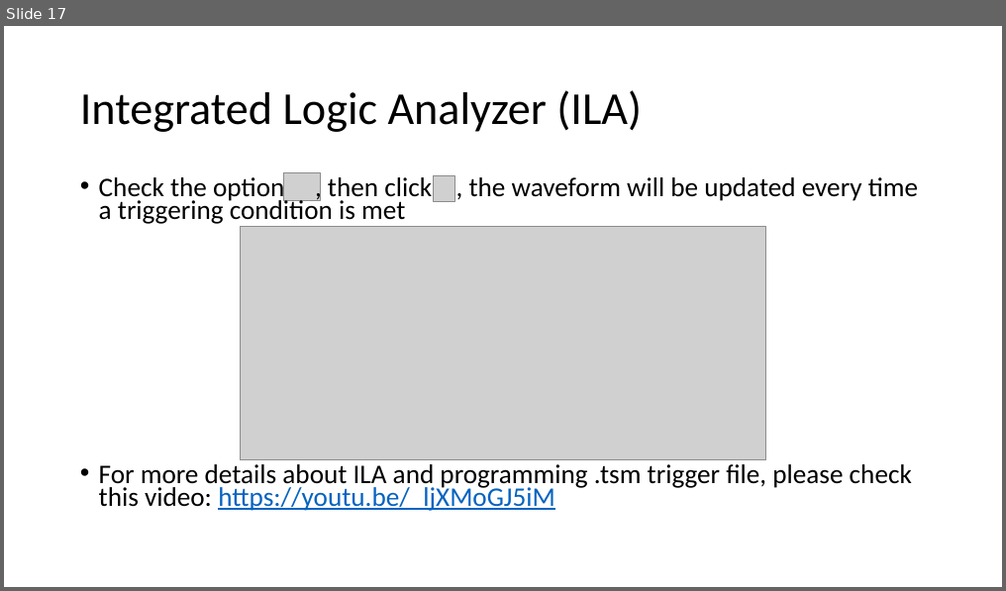
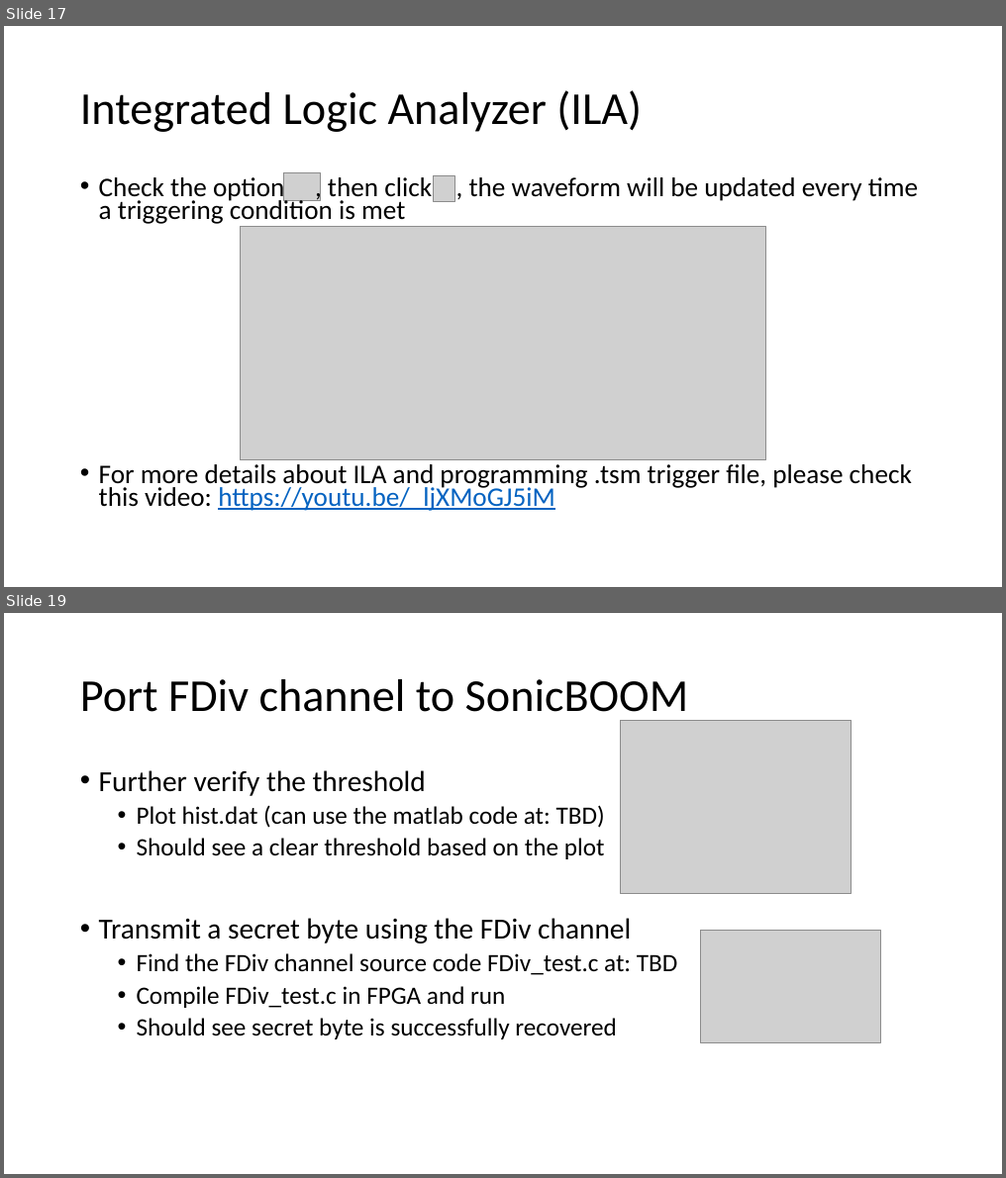
Before and after one commit to zzmzc333/RISCV-Documents, a slide deck: RISC-V Tutorial.pptx. Shown one above the other, each under a label of ours: slide 17 before the commit, slides 17 and 19 after it; the slides between them are not shown. The pictures are 1006x591 and 1006x1178 pixels, drawn with LibreOffice and Linux fonts; fonts in the diff are those of the drawing; grey boxes stand for pictures. Boxes give left, top, right and bottom in pixels: in the first picture for what was removed or moved away, otherwise in the second. Text is boxed around its words. In the diff, an @@ line names an element or a change of style, - is before the commit and + after.

```diff
--- a/RISC-V Tutorial.pptx
+++ b/RISC-V Tutorial.pptx
@@ slide 19 added at (4,613,1002,1174), background #FFFFFF @@
@@ title added at (80,679,689,723), 44 pt, text #000000 @@
+Port FDiv channel to SonicBOOM
@@ picture added at (620,720,851,894) @@
@@ text added at (99,770,677,1040), 24 pt, text #000000 @@
+• Further verify the threshold
+  • Plot hist.dat (can use the matlab code at: TBD)
+  • Should see a clear threshold based on the plot
+• Transmit a secret byte using the FDiv channel
+  • Find the FDiv channel source code FDiv_test.c at: TBD
+  • Compile FDiv_test.c in FPGA and run
+  • Should see secret byte is successfully recovered
@@ picture added at (700,931,880,1044) @@
```
Also in this commit, not shown: 1 slide changed, 8 other slides added.
